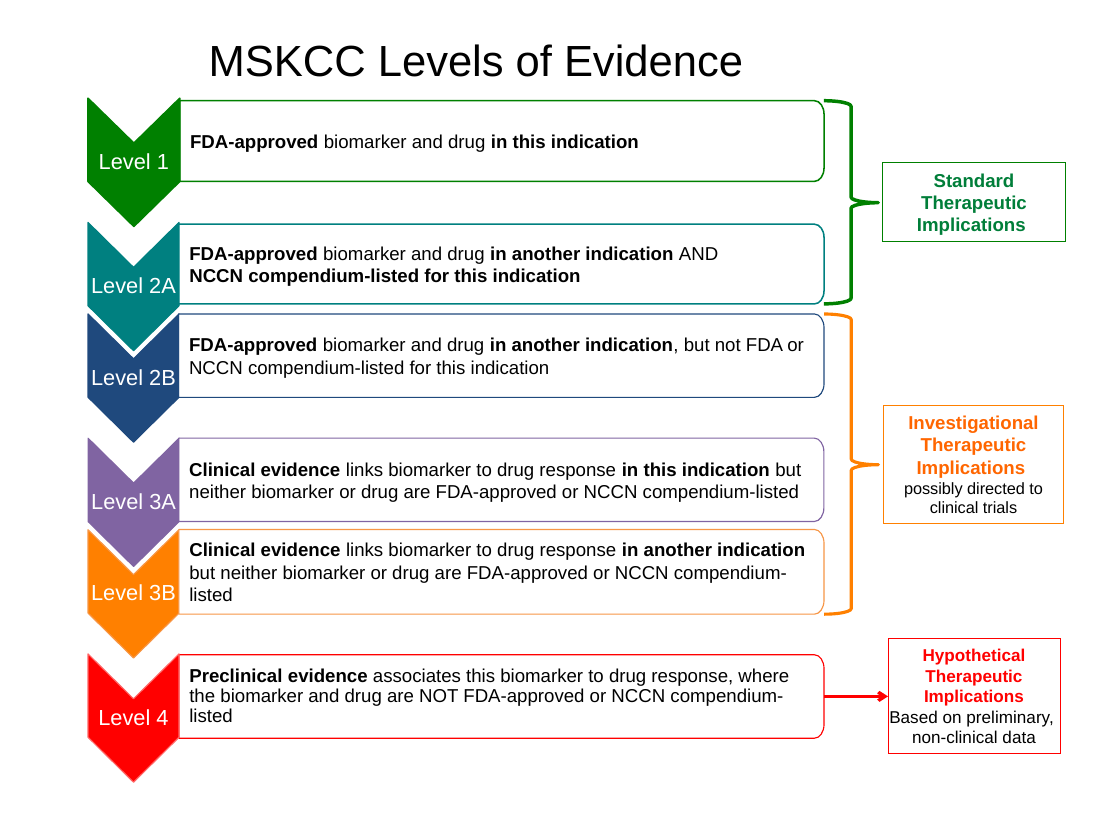
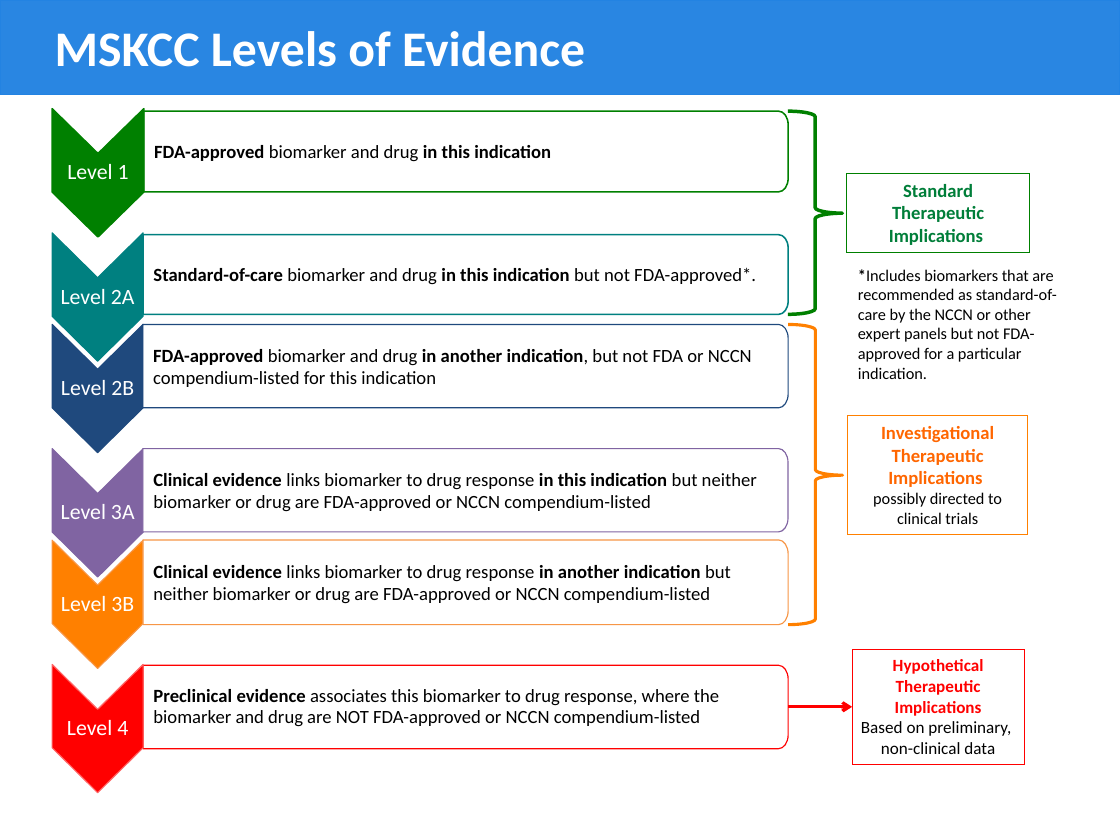
Before and after one commit to oncokb/oncokb-public, a slide deck: slide 1 of app/images/levels.pptx. Drawn at 1120x840 pixels with LibreOffice and Linux fonts; fonts in the diff are those of the drawing; background and template pictures are left out. Boxes give left, top, right and bottom in pixels: in the first picture for what was removed or moved away, otherwise in the second. Text is boxed around its words. In the diff, an @@ line names an element or a change of style, - is before the commit and + after.

Commit message:
Update pptx

```diff
--- a/app/images/levels.pptx
+++ b/app/images/levels.pptx
@@ rectangle added at <box>0,0,1120,95</box>, fill #2986E2, outline #2483E2 0.75 pt @@
@@ title "MSKCC Levels of Evidence": place and size @@
-title "MSKCC Levels of Evidence" at <box>209,44,743,77</box>
+title "MSKCC Levels of Evidence" at <box>55,31,585,67</box>
@@ title "MSKCC Levels of Evidence" at <box>55,31,585,67</box>: size 28 to 32 pt, font Arial to Calibri, text colour #000000 to #FFFFFF, bold on; alignment centre to left; vertical alignment middle to top @@
@@ font Arial to Calibri in 14 elements at <box>53,664,143,793</box>, <box>143,111,787,192</box>, <box>53,540,143,669</box>, <box>143,540,788,625</box>, <box>143,665,788,748</box>, <box>53,109,144,237</box>, <box>53,233,143,362</box>, <box>848,416,1028,534</box>, <box>143,449,788,532</box>, <box>53,325,143,454</box>, <box>142,325,787,408</box>, <box>852,650,1025,765</box>, <box>53,449,143,578</box>, <box>847,174,1029,253</box> @@
@@ 12 freeform shapes, 3 rectangles, 2 right braces, 1 arrow: place and size @@
-12 freeform shapes, 3 rectangles, 2 right braces, 1 arrow at <box>88,99,1065,783</box>
+12 freeform shapes, 3 rectangles, 2 right braces, 1 arrow at <box>53,109,1029,793</box>
@@ text in freeform shape at <box>153,267,756,285</box>: text changed; font Arial to Calibri; bold off @@
-FDA-approved biomarker and drug in another indication AND
-NCCN compendium-listed for this indication
+Standard-of-care biomarker and drug in this indication but not FDA-approved*.
@@ text added at <box>858,269,1057,379</box>, 10.5 pt, text #000000 @@
+*Includes biomarkers that are recommended as standard-of-care by the NCCN or other expert panels but not FDA-approved for a particular indication.
```
Also in this commit, not shown: 1 slide removed.
